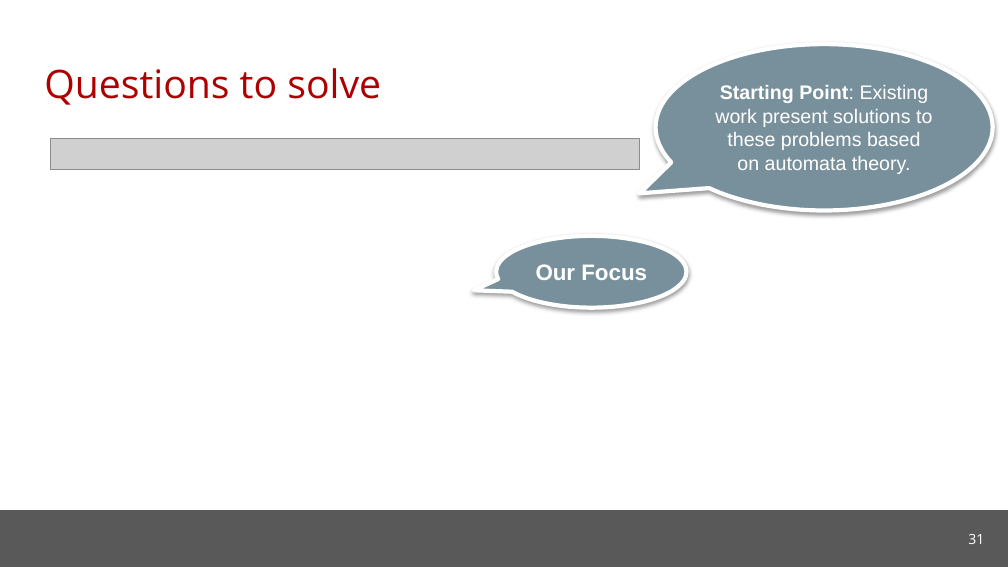
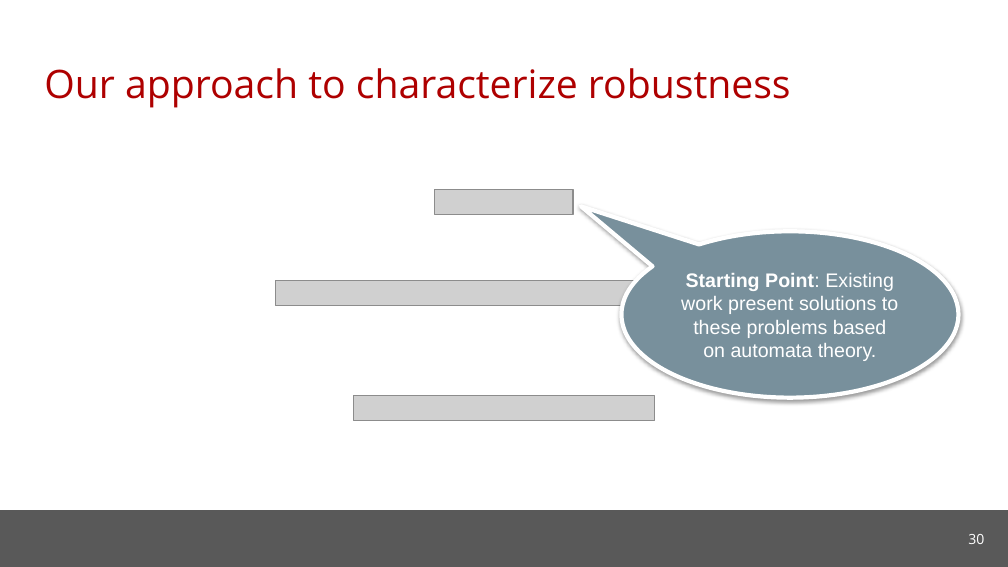
Before and after one commit to cmu-soda/Robustness, a slide deck: slide 30 of Robustness-SSSG.pptx (slide 31 before the commit). Drawn at 1008x567 pixels with LibreOffice and Linux fonts; fonts in the diff are those of the drawing; grey boxes stand for pictures; background and template pictures are left out. Boxes give left, top, right and bottom in pixels: in the first picture for what was removed or moved away, otherwise in the second. Text is boxed around its words. In the diff, an @@ line names an element or a change of style, - is before the commit and + after.

```diff
--- a/Robustness-SSSG.pptx
+++ b/Robustness-SSSG.pptx
@@ title at <box>44,68,791,108</box>: text changed @@
-Questions to solve
+Our approach to characterize robustness
@@ picture removed at <box>50,139,639,170</box> @@
@@ picture added at <box>434,190,573,215</box> @@
@@ speech bubble removed at <box>496,236,686,307</box> @@
-Our Focus
@@ speech bubble "Starting Point: Existing work present ...": place and size @@
-speech bubble "Starting Point: Existing work present ..." at <box>655,44,992,211</box>
+speech bubble "Starting Point: Existing work present ..." at <box>621,231,958,397</box>
@@ speech bubble "Starting Point: Existing work present ..." at <box>621,231,958,397</box>: proportions changed @@
@@ picture added at <box>275,280,733,305</box> @@
@@ picture added at <box>354,396,655,421</box> @@
@@ page number at <box>968,534,984,544</box>: text changed @@
-31
+30
```
Also in this commit, not shown: 18 other slides changed, 9 slides added, 13 slides removed.
